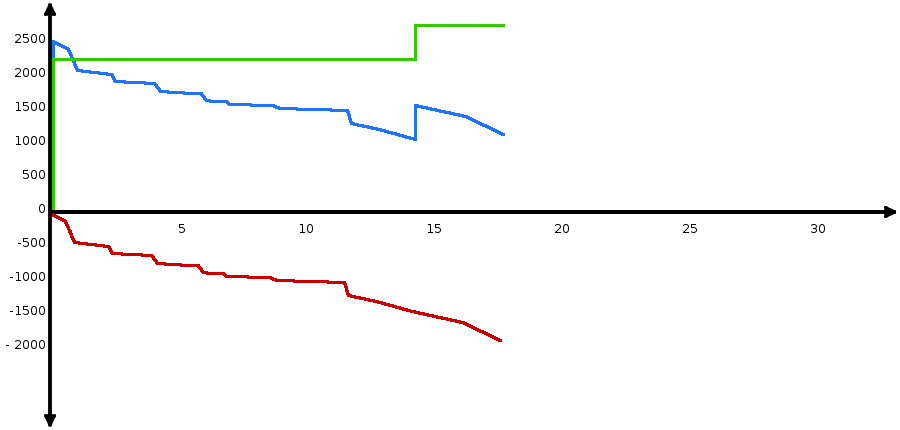
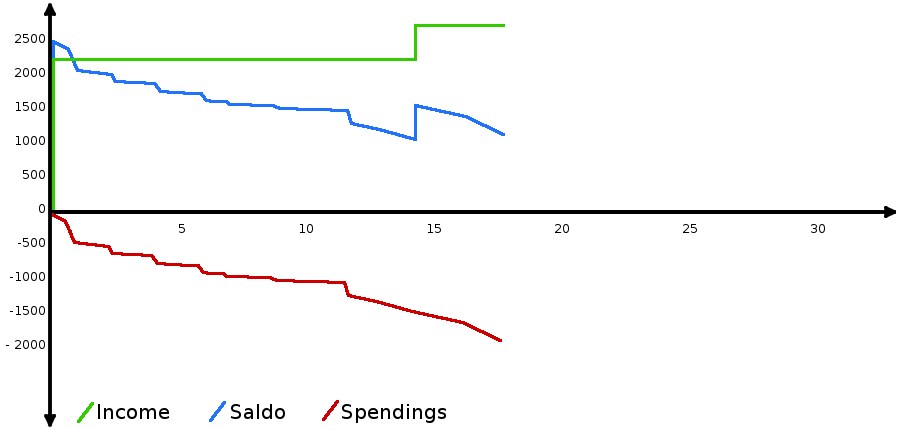
Layer changes from the first 900x430 image to the second:
painted on "diagram-left.png" over [77, 400, 446, 423]
